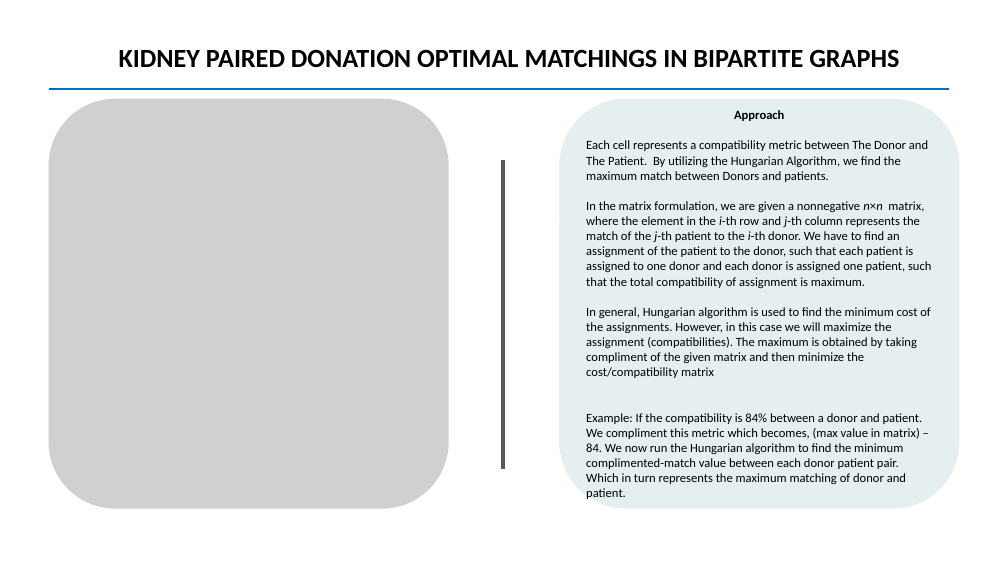
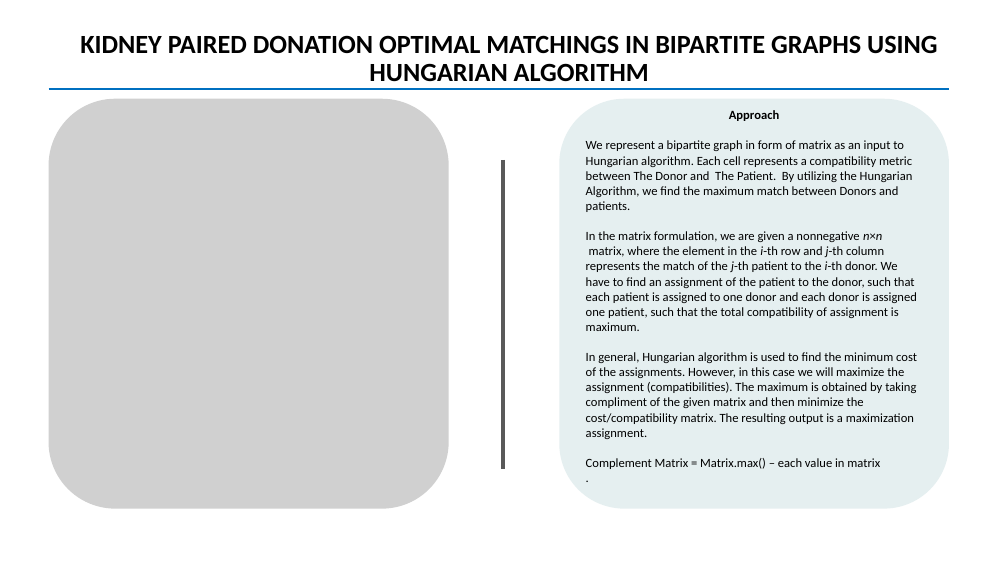
Before and after one commit to harish-udhay/Hungarian_algorithm_for_kidney_exchange, a slide deck: slide 2 of Hungarian_algorithm.pptx (slide 1 before the commit). Drawn at 1008x567 pixels with LibreOffice and Linux fonts; fonts in the diff are those of the drawing; grey boxes stand for pictures. Boxes give left, top, right and bottom in pixels: in the first picture for what was removed or moved away, otherwise in the second. Text is boxed around its words. In the diff, an @@ line names an element or a change of style, - is before the commit and + after.

```diff
--- a/Hungarian_algorithm.pptx
+++ b/Hungarian_algorithm.pptx
@@ title at (x1=80, y1=35, x2=937, y2=82): text changed @@
-KIDNEY PAIRED DONATION OPTIMAL MATCHINGS IN BIPARTITE GRAPHS
+KIDNEY PAIRED DONATION OPTIMAL MATCHINGS IN BIPARTITE GRAPHS USING HUNGARIAN ALGORITHM
@@ rounded rectangle "Approach" resized from (x1=560, y1=99, x2=960, y2=509) to (x1=560, y1=99, x2=949, y2=509) @@
@@ text in rounded rectangle at (x1=586, y1=140, x2=913, y2=212): text changed @@
-Each cell represents a compatibility metric between The Donor and The Patient. By utilizing the Hungarian Algorithm, we find the maximum match between Donors and patients.
+We represent a bipartite graph in form of matrix as an input to Hungarian algorithm. Each cell represents a compatibility metric between The Donor and The Patient. By utilizing the Hungarian Algorithm, we find the maximum match between Donors and patients.
@@ text in rounded rectangle at (x1=586, y1=352, x2=917, y2=469): text changed @@
-In general, Hungarian algorithm is used to find the minimum cost of the assignments. However, in this case we will maximize the assignment (compatibilities). The maximum is obtained by taking compliment of the given matrix and then minimize the cost/compatibility matrix
-Example: If the compatibility is 84% between a donor and patient. We compliment this metric which becomes, (max value in matrix) – 84. We now run the Hungarian algorithm to find the minimum complimented-match value between each donor patient pair. Which in turn represents the maximum matching of donor and patient.
+In general, Hungarian algorithm is used to find the minimum cost of the assignments. However, in this case we will maximize the assignment (compatibilities). The maximum is obtained by taking compliment of the given matrix and then minimize the cost/compatibility matrix. The resulting output is a maximization assignment.
+Complement Matrix = Matrix.max() – each value in matrix
+.
```
Also in this commit, not shown: 6 other slides changed, 1 slide added, 1 other file.
